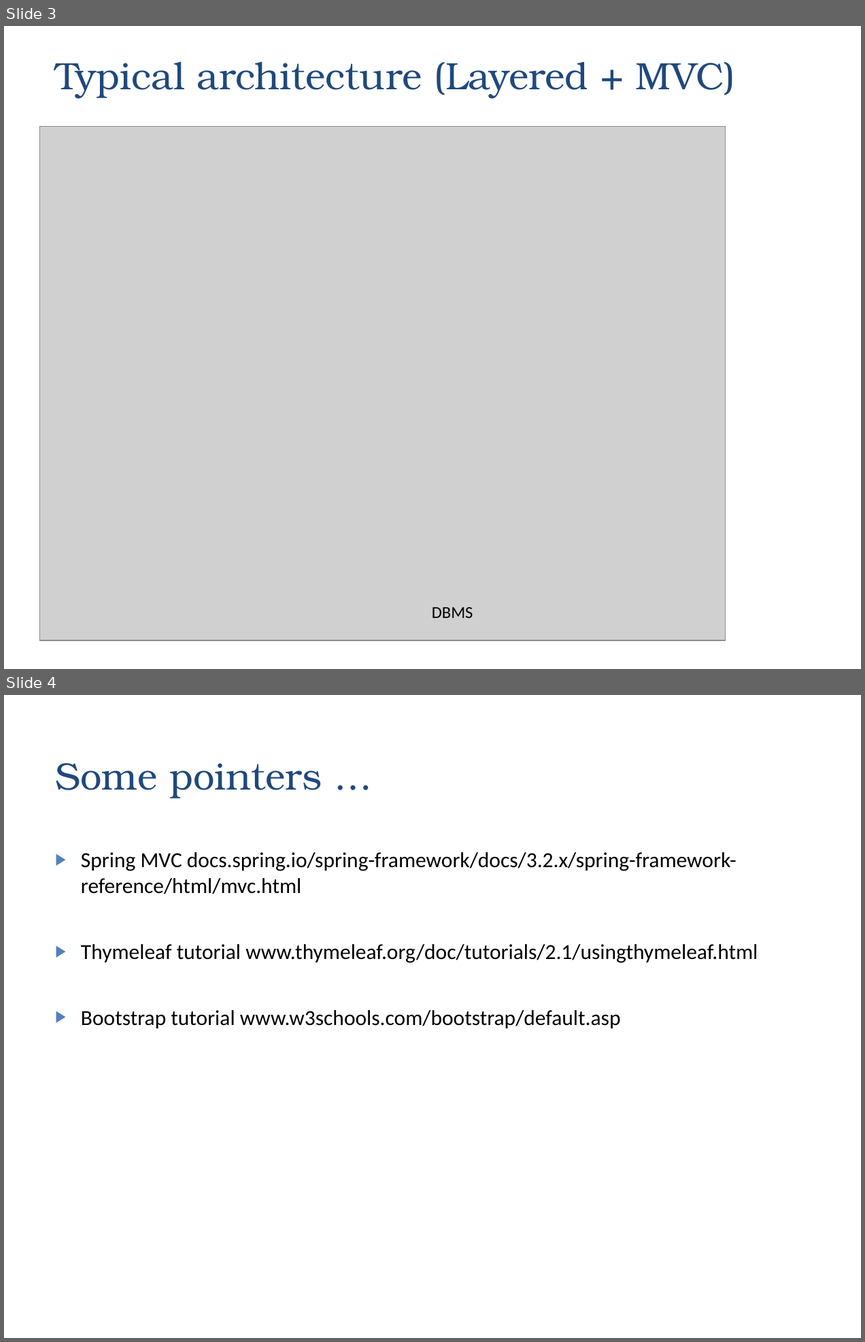
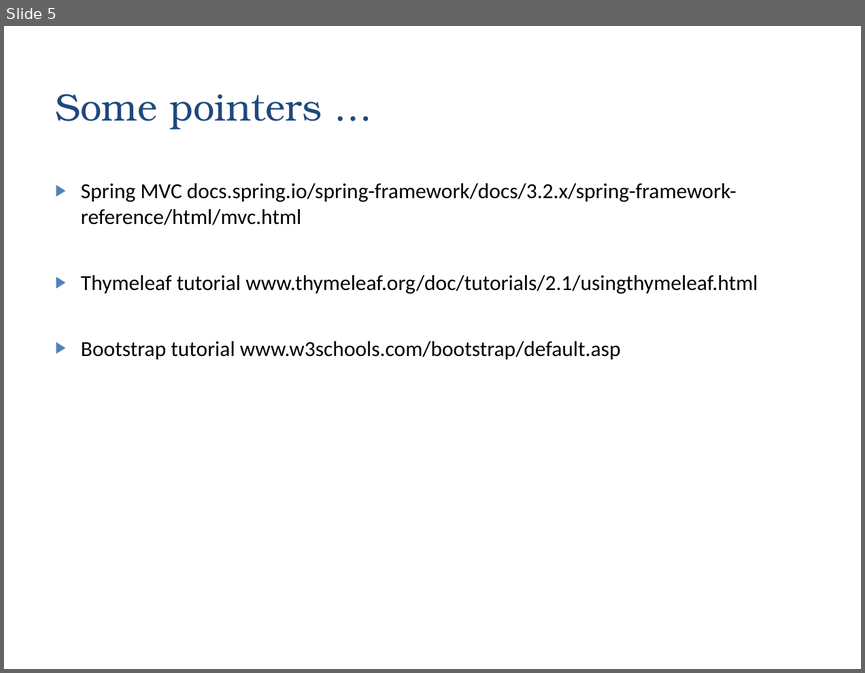
Before and after one commit to zarras/myy803-slides, a slide deck: SoftEng-Lab-Web-Apps.ppt. Shown one above the other, each under a label of ours: slides 3 and 4 before the commit, slide 5 after it. The pictures are 865x1342 and 865x673 pixels, drawn with LibreOffice and Linux fonts; fonts in the diff are those of the drawing; grey boxes stand for pictures. Boxes give left, top, right and bottom in pixels: in the first picture for what was removed or moved away, otherwise in the second. Text is boxed around its words. In the diff, an @@ line names an element or a change of style, - is before the commit and + after.

```diff
--- a/SoftEng-Lab-Web-Apps.ppt
+++ b/SoftEng-Lab-Web-Apps.ppt
@@ slide 3 removed at bbox=[4, 26, 861, 669], background #FFFFFF @@
@@ text removed at bbox=[55, 62, 736, 99] @@
-Typical architecture (Layered + MVC)
@@ picture removed at bbox=[40, 126, 725, 639] @@
@@ text removed at bbox=[432, 607, 473, 618] @@
-DBMS
@@ what was slide 4 is now slide 5 @@
```
Also in this commit, not shown: 2 slides added, 21 other files.
